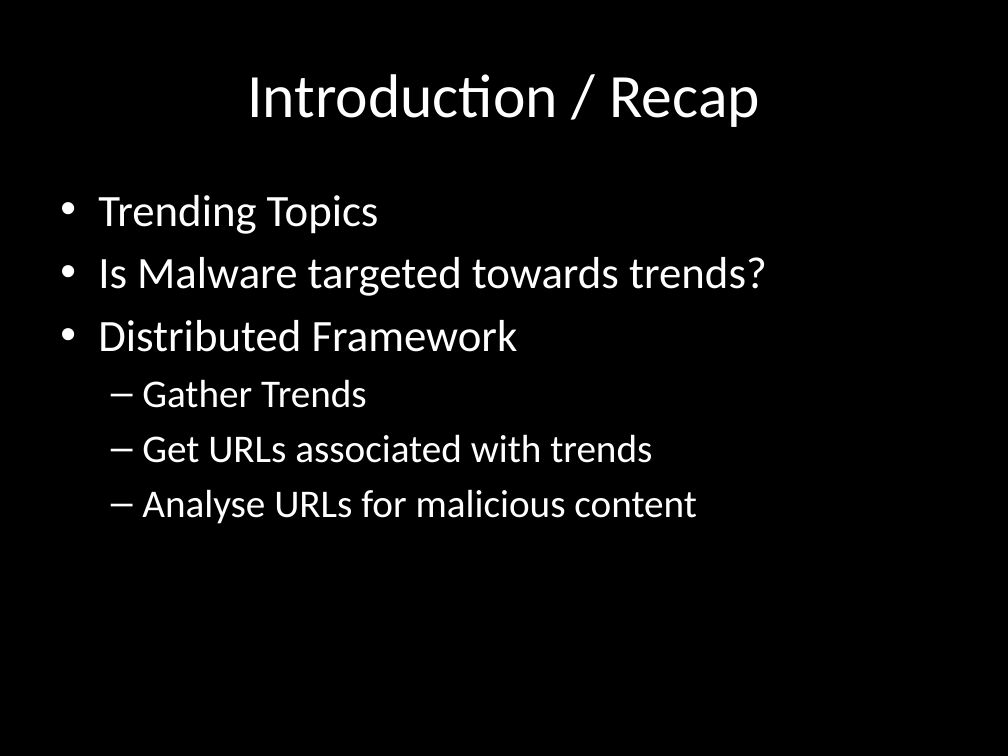
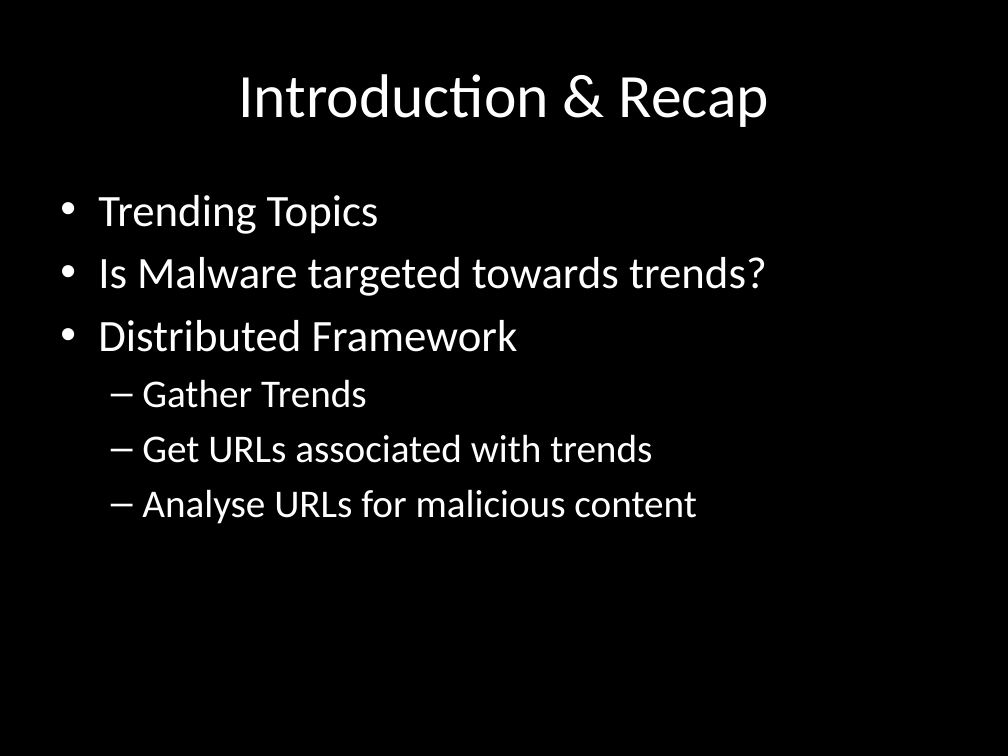
Before and after one commit to chrissorchard/malucrawl, a slide deck: slide 3 of doc/pres2/wk8-progress.pptx. Drawn at 1008x756 pixels with LibreOffice and Linux fonts; fonts in the diff are those of the drawing; background and template pictures are left out. Boxes give left, top, right and bottom in pixels: in the first picture for what was removed or moved away, otherwise in the second. Text is boxed around its words. In the diff, an @@ line names an element or a change of style, - is before the commit and + after.

```diff
--- a/doc/pres2/wk8-progress.pptx
+++ b/doc/pres2/wk8-progress.pptx
@@ title at <box>238,74,769,127</box>: text changed @@
-Introduction / Recap
+Introduction & Recap
```
Also in this commit, not shown: 9 other slides changed, 1 slide removed.
